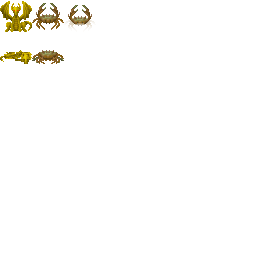
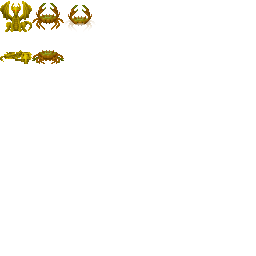
Layer changes from the first 256px x 256px image to the second:
painted on "Background" over box(32, 3, 93, 64)
